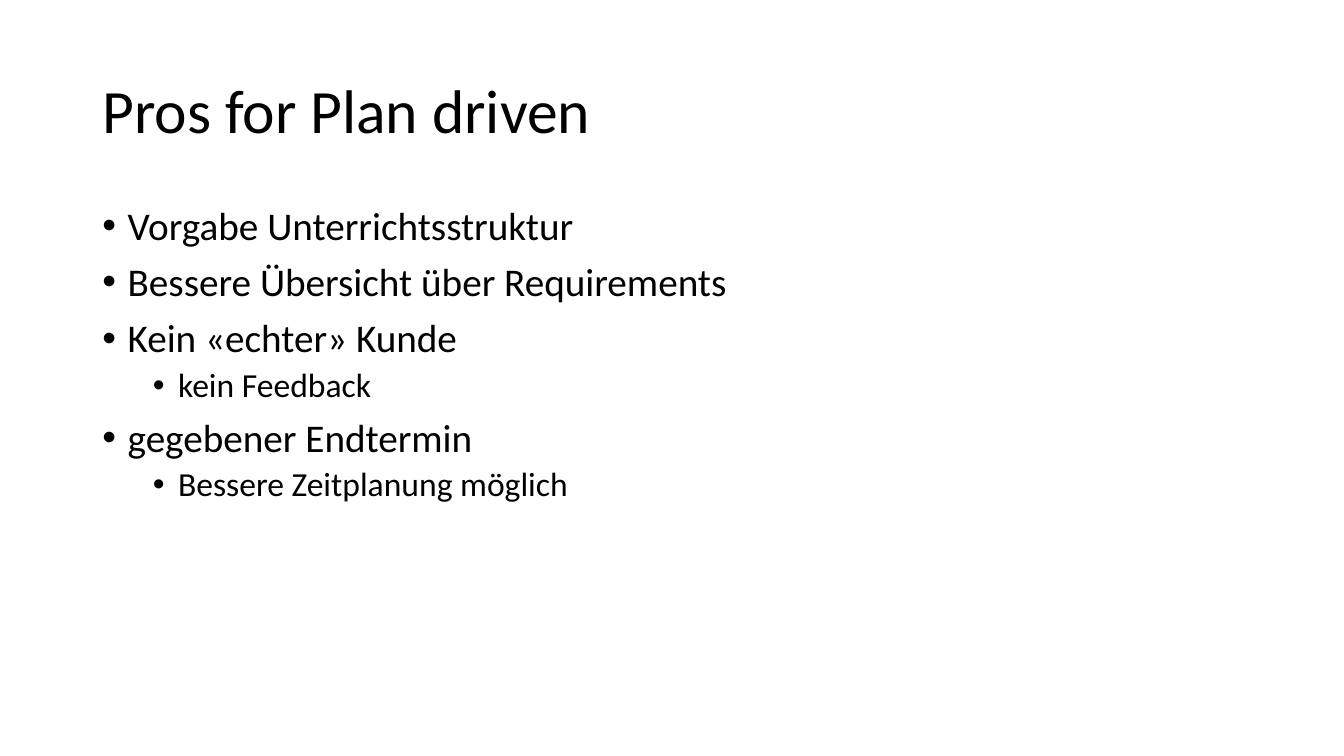
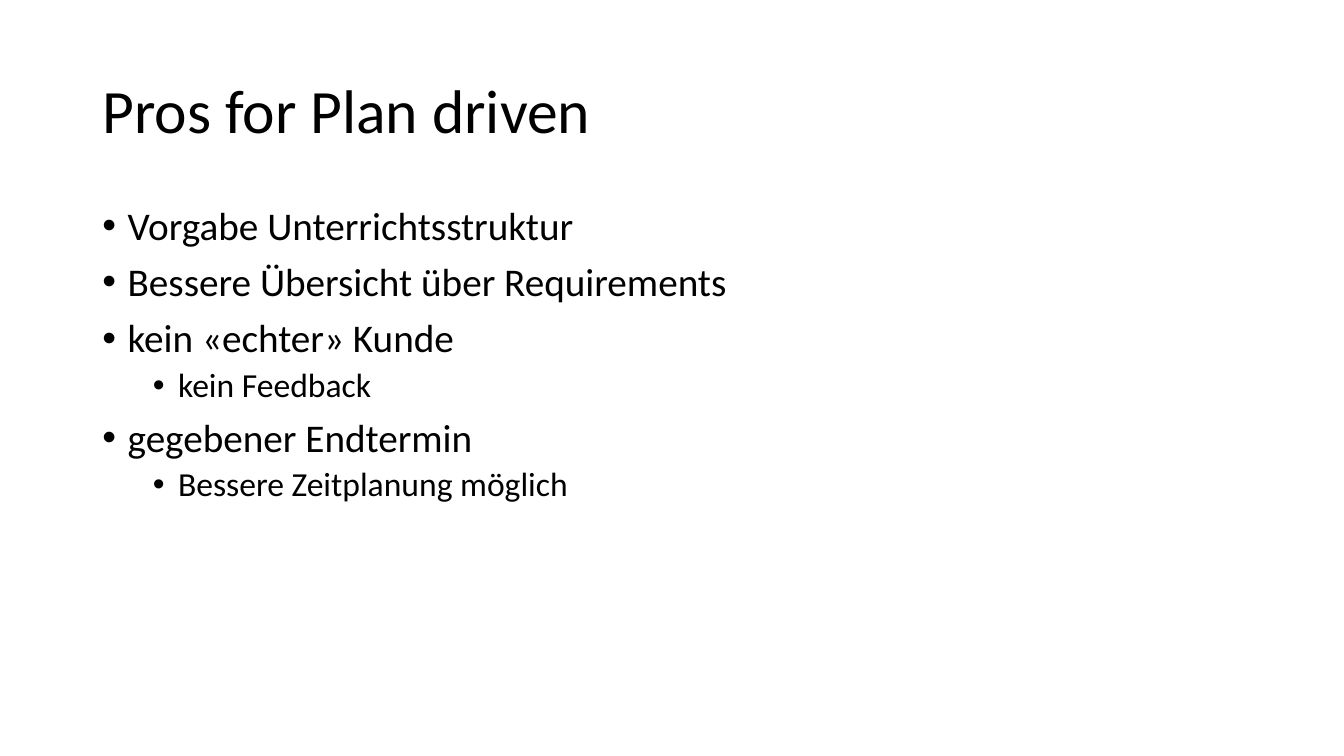
Before and after one commit to schne5/ch.bfh.bti7081.s2016.orange, a slide deck: slide 2 of doc/Task02/Task 2_orange.pptx. Drawn at 1344x756 pixels with LibreOffice and Linux fonts; fonts in the diff are those of the drawing. Boxes give left, top, right and bottom in pixels: in the first picture for what was removed or moved away, otherwise in the second. Text is boxed around its words. In the diff, an @@ line names an element or a change of style, - is before the commit and + after.

```diff
--- a/doc/Task02/Task 2_orange.pptx
+++ b/doc/Task02/Task 2_orange.pptx
@@ text at (x1=128, y1=324, x2=454, y2=353): text changed @@
-• Kein «echter» Kunde
+• kein «echter» Kunde
```
Also in this commit, not shown: 6 other slides changed.
